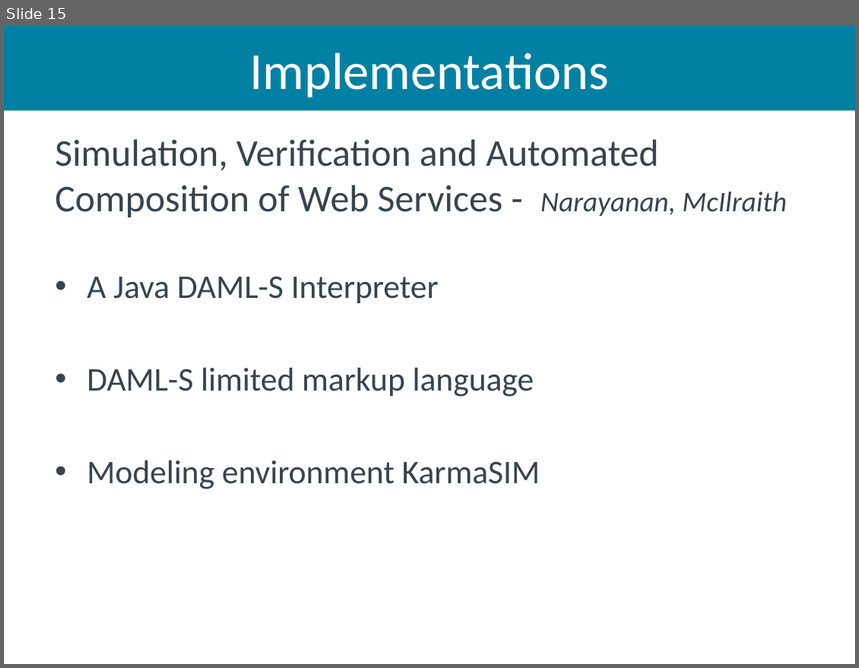
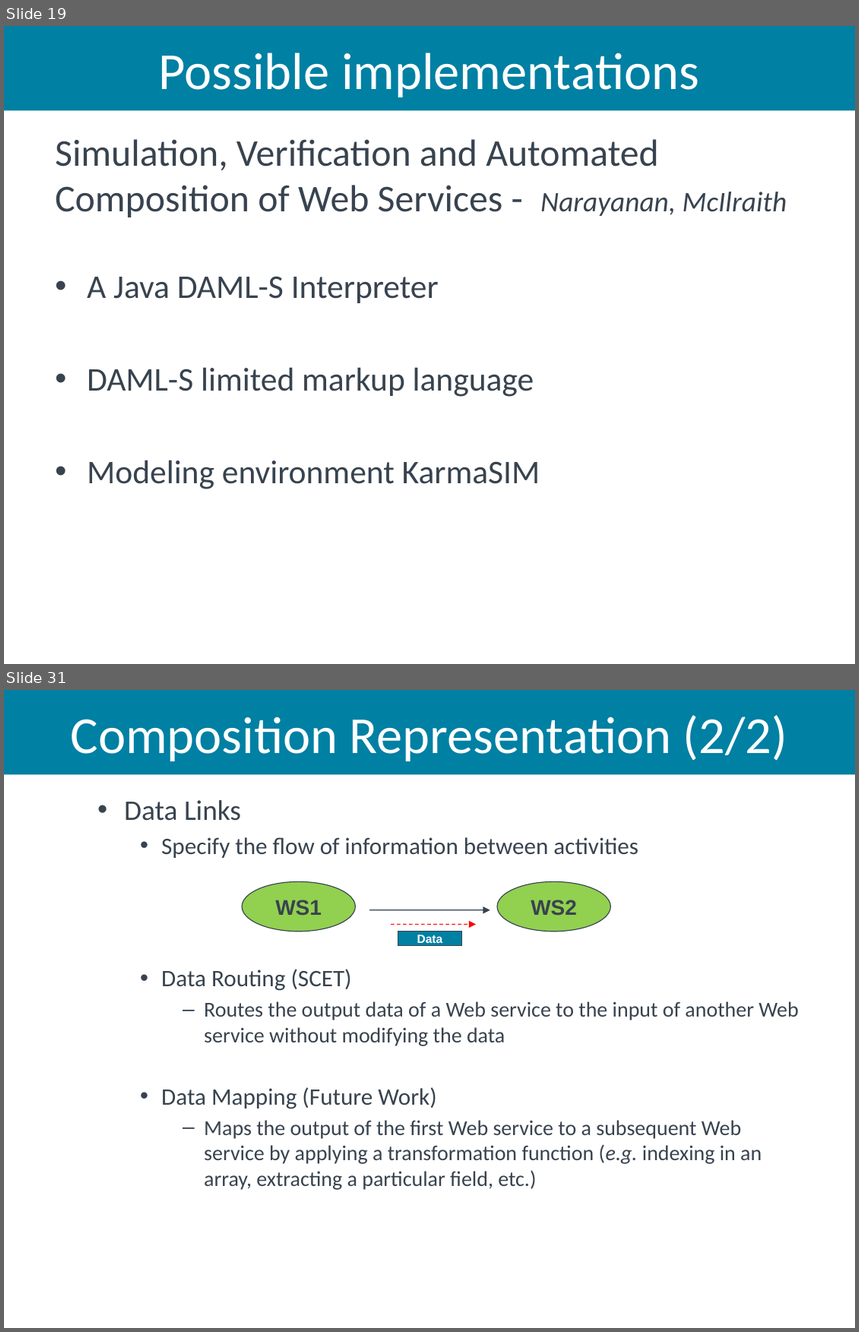
Before and after one commit to aiked/cs565, a slide deck: presentation/michath_slides.pptx. Shown one above the other, each under a label of ours: slide 15 before the commit, slides 19 and 31 after it; the slides between them are not shown. The pictures are 859x668 and 859x1332 pixels, drawn with LibreOffice and Linux fonts; fonts in the diff are those of the drawing. Boxes give left, top, right and bottom in pixels: in the first picture for what was removed or moved away, otherwise in the second. Text is boxed around its words. In the diff, an @@ line names an element or a change of style, - is before the commit and + after.

```diff
--- a/presentation/michath_slides.pptx
+++ b/presentation/michath_slides.pptx
@@ slide 31 added at (4,690,855,1328), background #FFFFFF @@
@@ title added at (4,690,855,774), fill #0080A3, 44 pt, text #FFFFFF @@
+Composition Representation (2/2)
@@ text added at (124,800,799,1190), 18 pt, text #38434F @@
+  • Data Links
+    • Specify the flow of information between activities
+    • Data Routing (SCET)
+      – Routes the output data of a Web service to the input of another Web service without modifying the data
+    • Data Mapping (Future Work)
+      – Maps the output of the first Web service to a subsequent Web service by applying a transformation function (e.g. indexing in an array, extracting a particular field, etc.)
@@ ellipse added at (243,882,356,931), fill #92D050, outline #38434F 0.75 pt, 18 pt, text #38434F, bold @@
+WS1
@@ ellipse added at (498,882,611,931), fill #92D050, outline #38434F 0.75 pt, 18 pt, text #38434F, bold @@
+WS2
@@ arrow added from (370, 910) to (490, 910), #38434F 0.75 pt @@
@@ arrow added from (392, 924) to (477, 924), #FF0000 0.75 pt dashed @@
@@ rectangle added at (398,932,462,946), fill #0080A3, outline #38434F 0.75 pt, 10 pt, text #FFFFFF, bold @@
+Data
@@ what was slide 15 is now slide 19 @@
@@ slide 19 changed as well @@
@@ title at (159,53,699,97): text changed @@
-Implementations
+Possible implementations
```
Also in this commit, not shown: 4 other slides changed, 31 other slides added.
